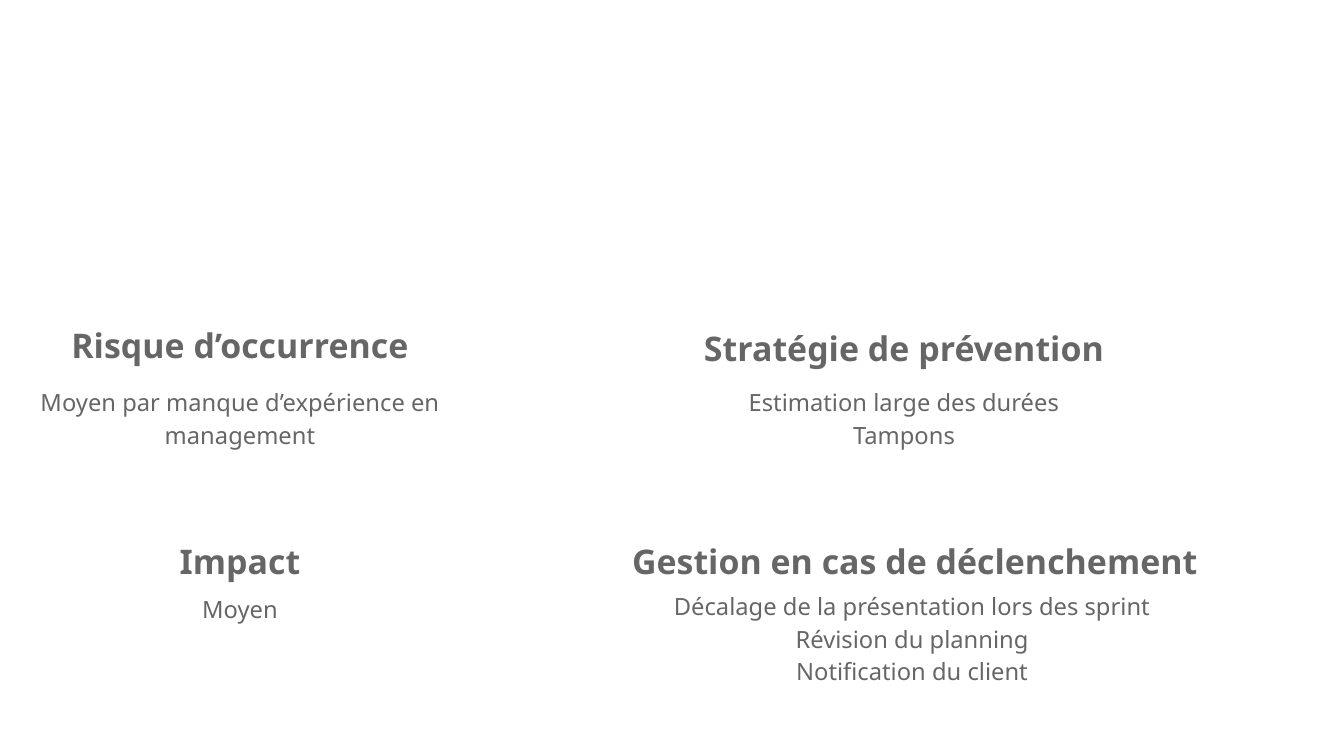
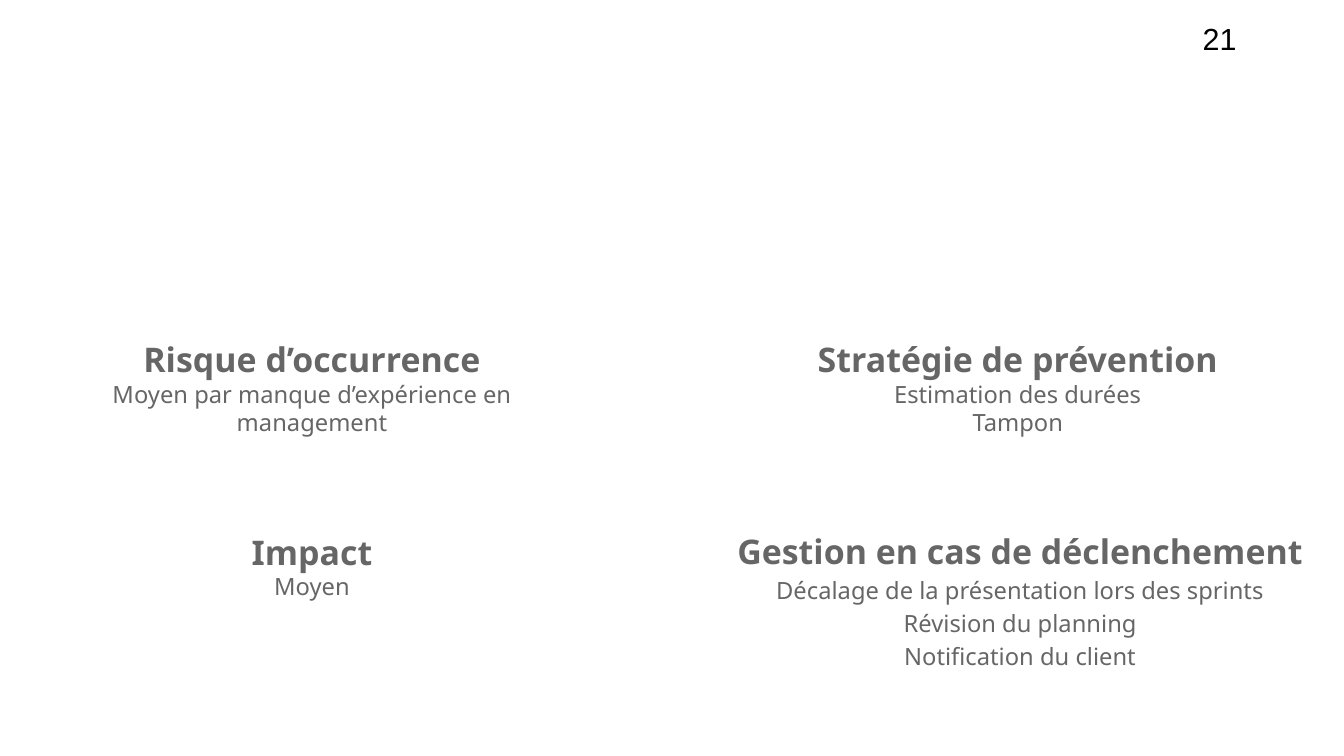
Before and after one commit to Szyckaa/UE-PROJET-DOCS-GESTION, a slide deck: slide 21 of Initialisation/Support de réunion de lancement.odp. Drawn at 1344x756 pixels with LibreOffice and Linux fonts; fonts in the diff are those of the drawing; background and template pictures are left out. Boxes give left, top, right and bottom in pixels: in the first picture for what was removed or moved away, otherwise in the second. Text is boxed around its words. In the diff, an @@ line names an element or a change of style, - is before the commit and + after.

```diff
--- a/Initialisation/Support de réunion de lancement.odp
+++ b/Initialisation/Support de réunion de lancement.odp
@@ page number added at [1203,28,1237,50], 18 pt, text #000000 @@
+21
@@ text "Risque d’occurrence": place and size @@
-text "Risque d’occurrence" at [40,393,439,450]
+text "Risque d’occurrence" at [112,346,511,437]
@@ text removed at [71,332,409,366] @@
-Risque d’occurrence
@@ text at [143,346,481,380]: paragraph added @@
+Risque d’occurrence
@@ text "Stratégie de prévention": place and size @@
-text "Stratégie de prévention" at [704,335,1104,369]
+text "Stratégie de prévention" at [818,346,1218,437]
@@ text at [112,385,511,437]: line spacing 1.15 to 1 @@
@@ text at [894,385,1141,437]: paragraphs added @@
+Estimation des durées
+Tampon
@@ text removed at [749,393,1059,450] @@
-Estimation large des durées
-Tampons
@@ text "Impact": place and size @@
-text "Impact" at [180,550,301,582]
+text "Impact" at [252,541,373,601]
@@ text "Gestion en cas de déclenchement": place and size @@
-text "Gestion en cas de déclenchement" at [674,597,1150,680]
+text "Gestion en cas de déclenchement" at [737,538,1303,665]
@@ text at [737,538,1303,605]: text changed @@
-Décalage de la présentation lors des sprint
+Gestion en cas de déclenchement
+Décalage de la présentation lors des sprints
@@ text removed at [632,548,1198,575] @@
-Gestion en cas de déclenchement
@@ text at [274,578,350,601]: paragraph added @@
+Moyen
@@ text removed at [202,601,278,624] @@
-Moyen
```
Also in this commit, not shown: 31 other slides changed, 1 slide added, 13 slides removed, 4 other files.
